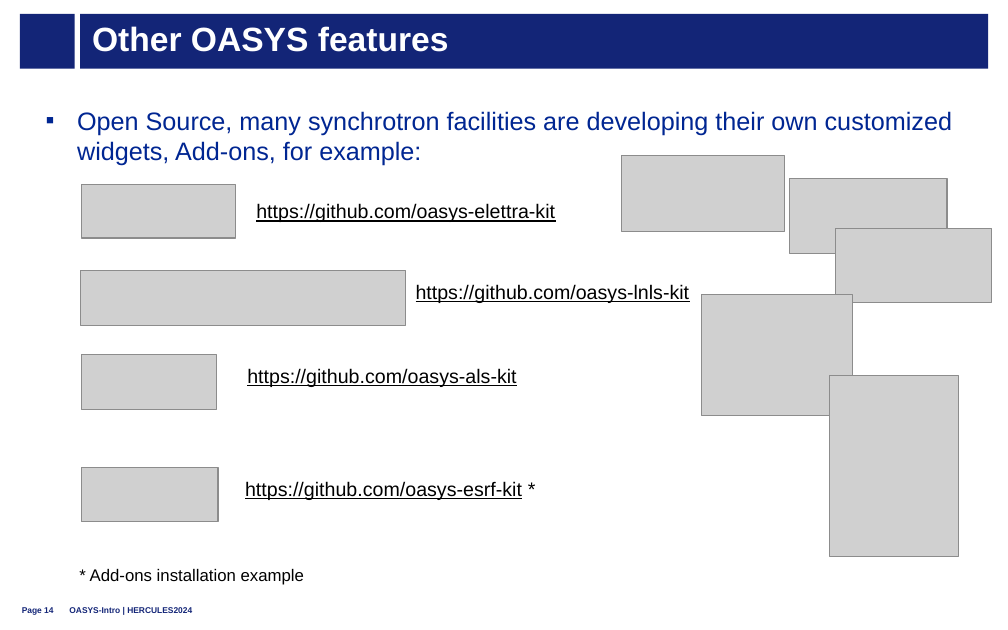
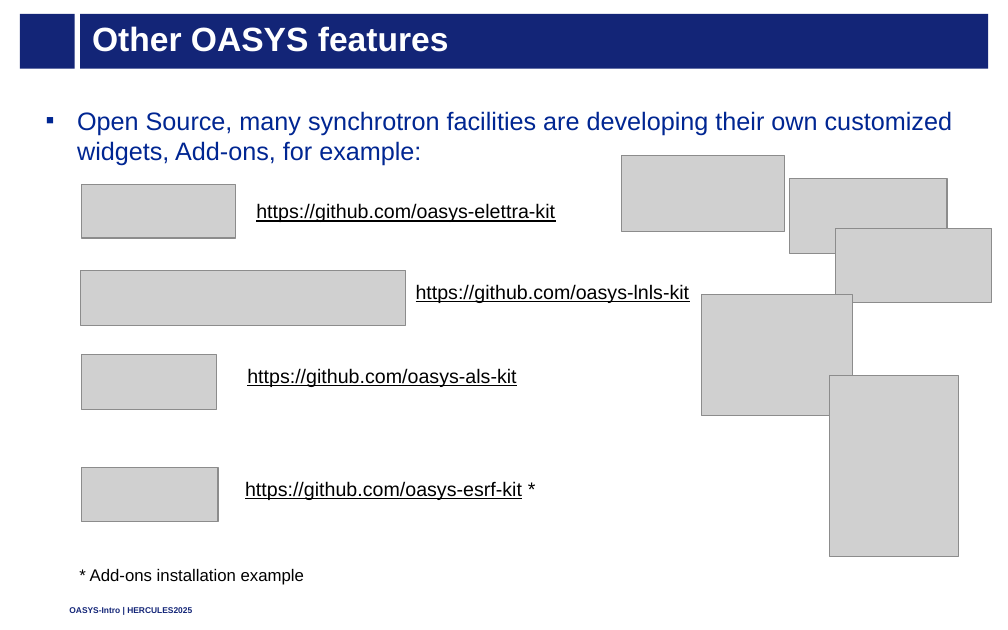
Before and after one commit to oasys-esrf-kit/oasys_hercules_2025, a slide deck: slide 14 of hercules2025_A_intro.pptx. Drawn at 1008x630 pixels with LibreOffice and Linux fonts; fonts in the diff are those of the drawing; grey boxes stand for pictures; background and template pictures are left out. Boxes give left, top, right and bottom in pixels: in the first picture for what was removed or moved away, otherwise in the second. Text is boxed around its words. In the diff, an @@ line names an element or a change of style, - is before the commit and + after.

```diff
--- a/hercules2025_A_intro.pptx
+++ b/hercules2025_A_intro.pptx
@@ page number removed at [22,607,53,615] @@
-Page 14
```
Also in this commit, not shown: 14 other slides changed, 7 other files.
